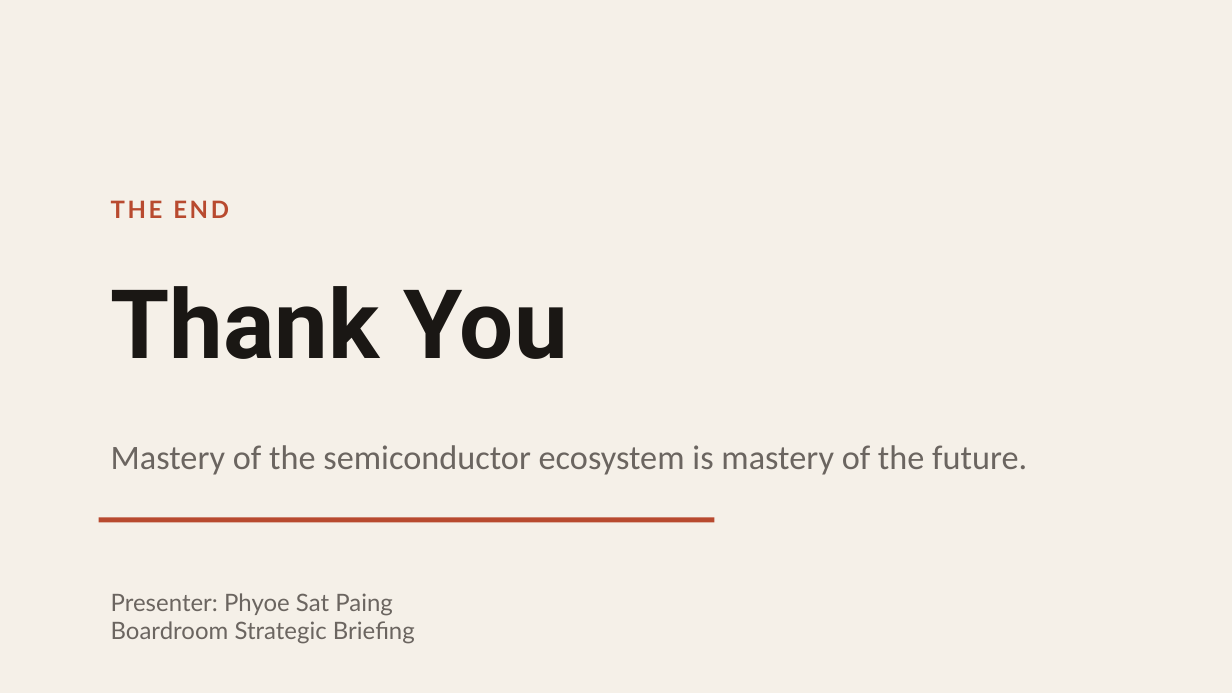
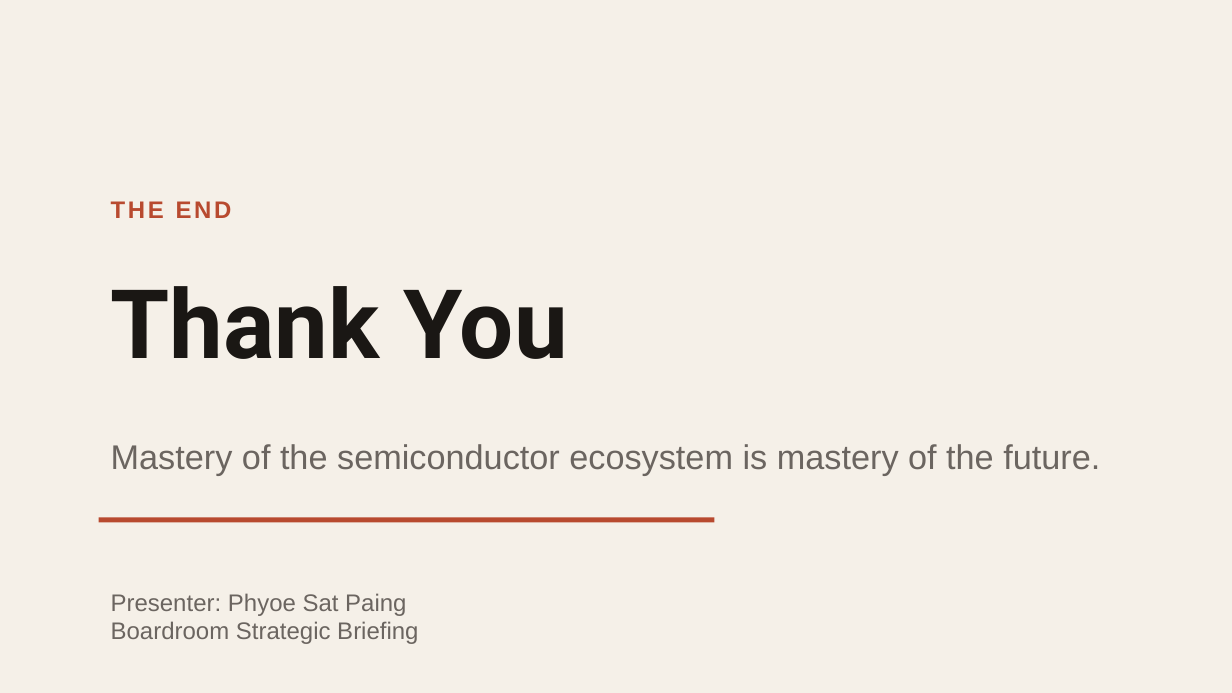
Before and after one commit to 6821711420061-a11y/semiconductor-presentation, a slide deck: slide 18 of output/semiconductor-ecosystem-2026.pptx. Drawn at 1232x693 pixels with LibreOffice and Linux fonts; fonts in the diff are those of the drawing. Boxes give left, top, right and bottom in pixels: in the first picture for what was removed or moved away, otherwise in the second. Text is boxed around its words. In the diff, an @@ line names an element or a change of style, - is before the commit and + after.

```diff
--- a/output/semiconductor-ecosystem-2026.pptx
+++ b/output/semiconductor-ecosystem-2026.pptx
@@ text "THE END" at [111, 201, 232, 218]: font Lato to Arial @@
@@ text "Mastery of the semiconductor ecosystem ..." at [111, 444, 1100, 476]: font Calibri to Arial @@
@@ text "Presenter: Phyoe Sat Paing" at [111, 593, 418, 644]: font Lato to Arial @@
```
Also in this commit, not shown: 17 other slides changed, 3 other files.
